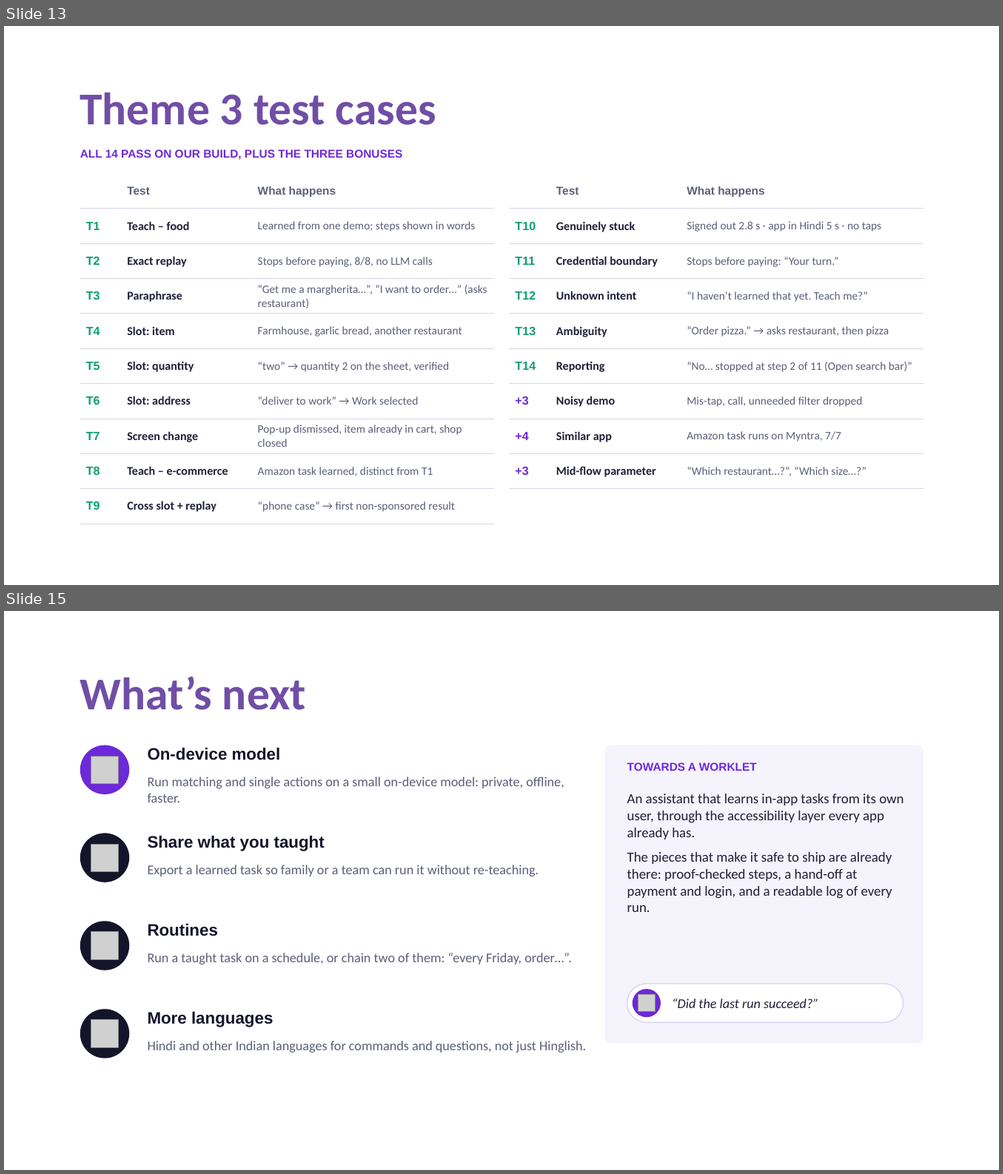
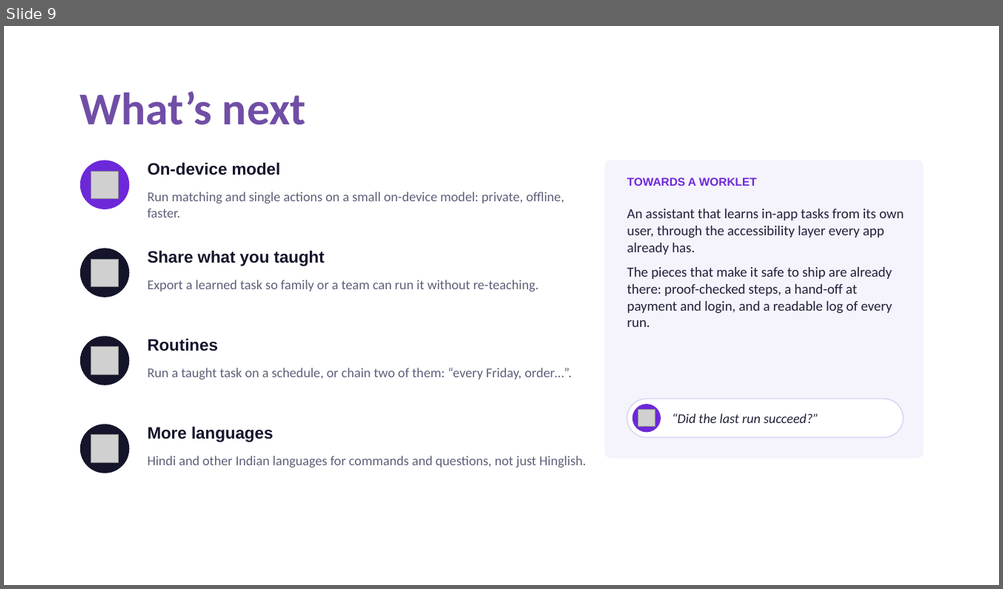
Before and after one commit to sgoel2be24-cyber/prism-teachable-voice, a slide deck: TIET_Update_Submission_ppt.pptx. Shown one above the other, each under a label of ours: slides 13 and 15 before the commit, slide 9 after it; the slides between them are not shown. The pictures are 1003x1174 and 1003x589 pixels, drawn with LibreOffice and Linux fonts; fonts in the diff are those of the drawing; grey boxes stand for pictures. Boxes give left, top, right and bottom in pixels: in the first picture for what was removed or moved away, otherwise in the second. Text is boxed around its words. In the diff, an @@ line names an element or a change of style, - is before the commit and + after.

```diff
--- a/TIET_Update_Submission_ppt.pptx
+++ b/TIET_Update_Submission_ppt.pptx
@@ slide 13 removed at (4, 26, 999, 585), background #FFFFFF @@
@@ title removed at (79, 93, 436, 125) @@
-Theme 3 test cases
@@ text removed at (80, 150, 402, 160) @@
-ALL 14 PASS ON OUR BUILD, PLUS THE THREE BONUSES
@@ table removed at (80, 174, 494, 525), 10 rows, 3 columns @@
- | Test | What happens
-T1 | Teach – food | Learned from one demo; steps shown in words
-T2 | Exact replay | Stops before paying, 8/8, no LLM calls
-T3 | Paraphrase | “Get me a margherita…”, “I want to order…” (asks restaurant)
-T4 | Slot: item | Farmhouse, garlic bread, another restaurant
-T5 | Slot: quantity | “two” → quantity 2 on the sheet, verified
-T6 | Slot: address | “deliver to work” → Work selected
-T7 | Screen change | Pop-up dismissed, item already in cart, shop closed
-T8 | Teach – e-commerce | Amazon task learned, distinct from T1
-T9 | Cross slot + replay | “phone case” → first non-sponsored result
@@ table removed at (509, 174, 923, 489), 9 rows, 3 columns @@
- | Test | What happens
-T10 | Genuinely stuck | Signed out 2.8 s · app in Hindi 5 s · no taps
-T11 | Credential boundary | Stops before paying: “Your turn.”
-T12 | Unknown intent | “I haven’t learned that yet. Teach me?”
-T13 | Ambiguity | “Order pizza.” → asks restaurant, then pizza
-T14 | Reporting | “No… stopped at step 2 of 11 (Open search bar)”
-+3 | Noisy demo | Mis-tap, call, unneeded filter dropped
-+4 | Similar app | Amazon task runs on Myntra, 7/7
-+3 | Mid-flow parameter | “Which restaurant…?”, “Which size…?”
@@ what was slide 15 is now slide 9 @@
```
Also in this commit, not shown: 3 slides changed, 5 other slides removed, 1 other file.
